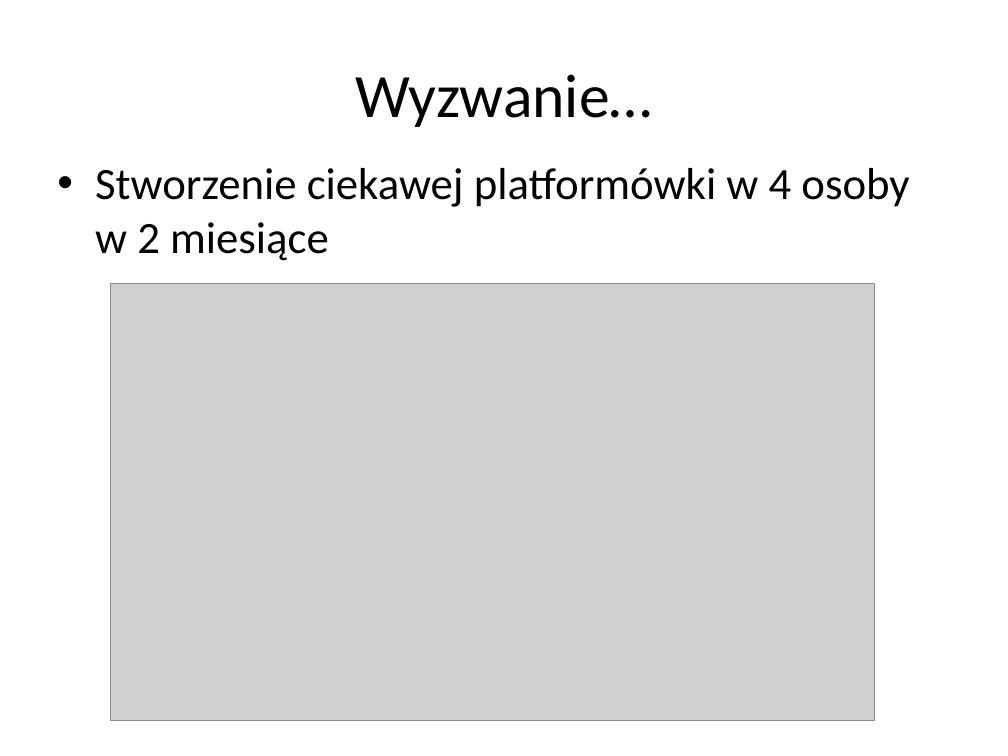
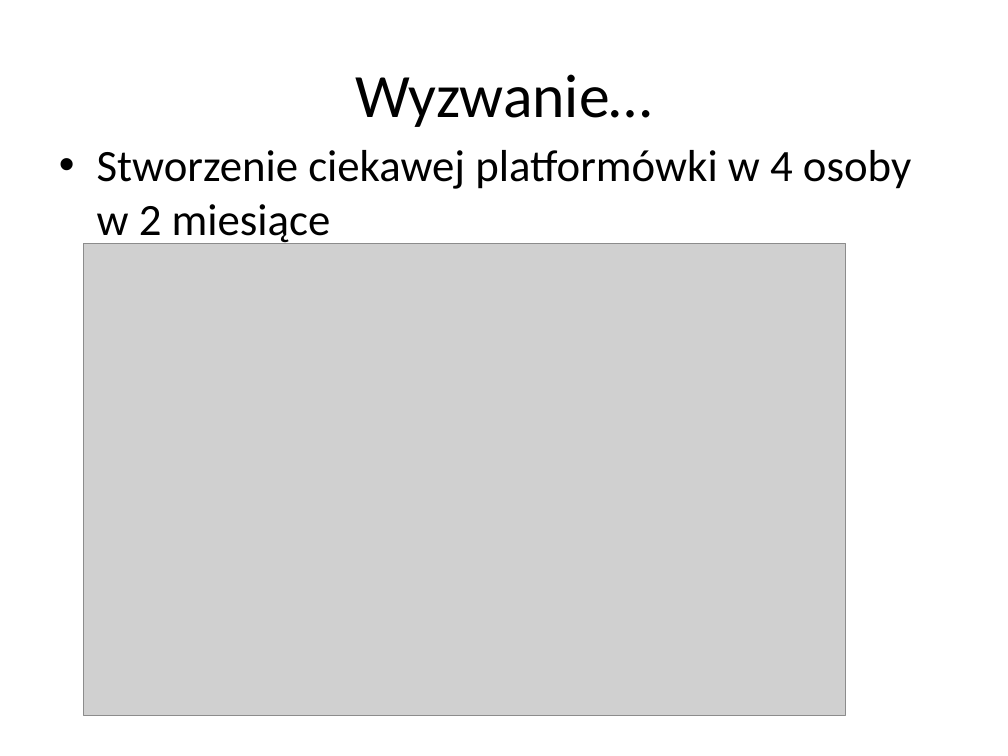
Before and after one commit to nielu/RandomGame, a slide deck: slide 4 of RandomGame.pptx (slide 3 before the commit). Drawn at 1008x756 pixels with LibreOffice and Linux fonts; fonts in the diff are those of the drawing; grey boxes stand for pictures; background and template pictures are left out. Boxes give left, top, right and bottom in pixels: in the first picture for what was removed or moved away, otherwise in the second. Text is boxed around its words. In the diff, an @@ line names an element or a change of style, - is before the commit and + after.

```diff
--- a/RandomGame.pptx
+++ b/RandomGame.pptx
@@ text "Stworzenie ciekawej platformówki w 4 ..." rewrapped from [95, 168, 909, 261] to [97, 150, 911, 247] @@
@@ picture: place and size @@
-picture at [110, 283, 874, 721]
+picture at [84, 243, 845, 716]
```
Also in this commit, not shown: 7 other slides changed, 5 slides added, 2 slides removed.
